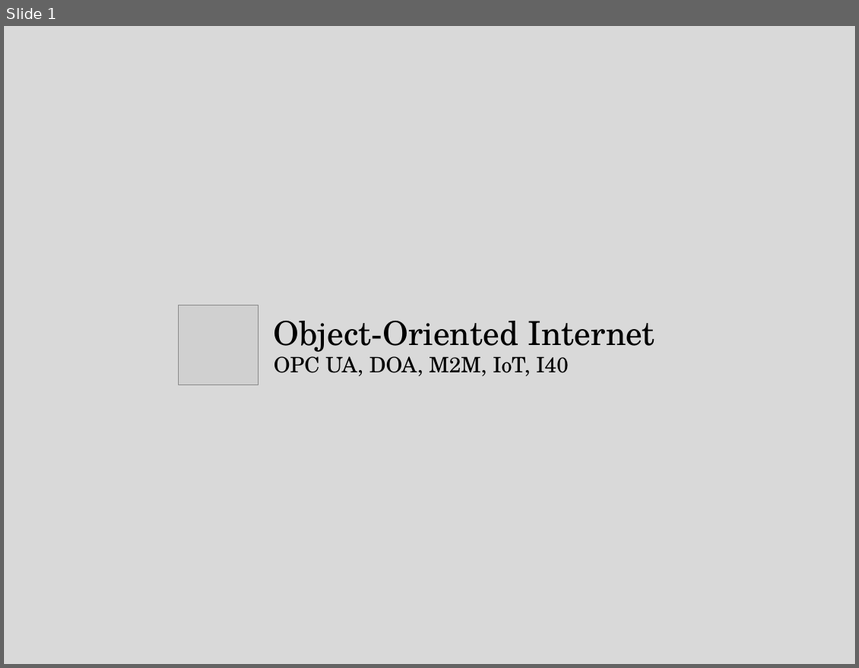
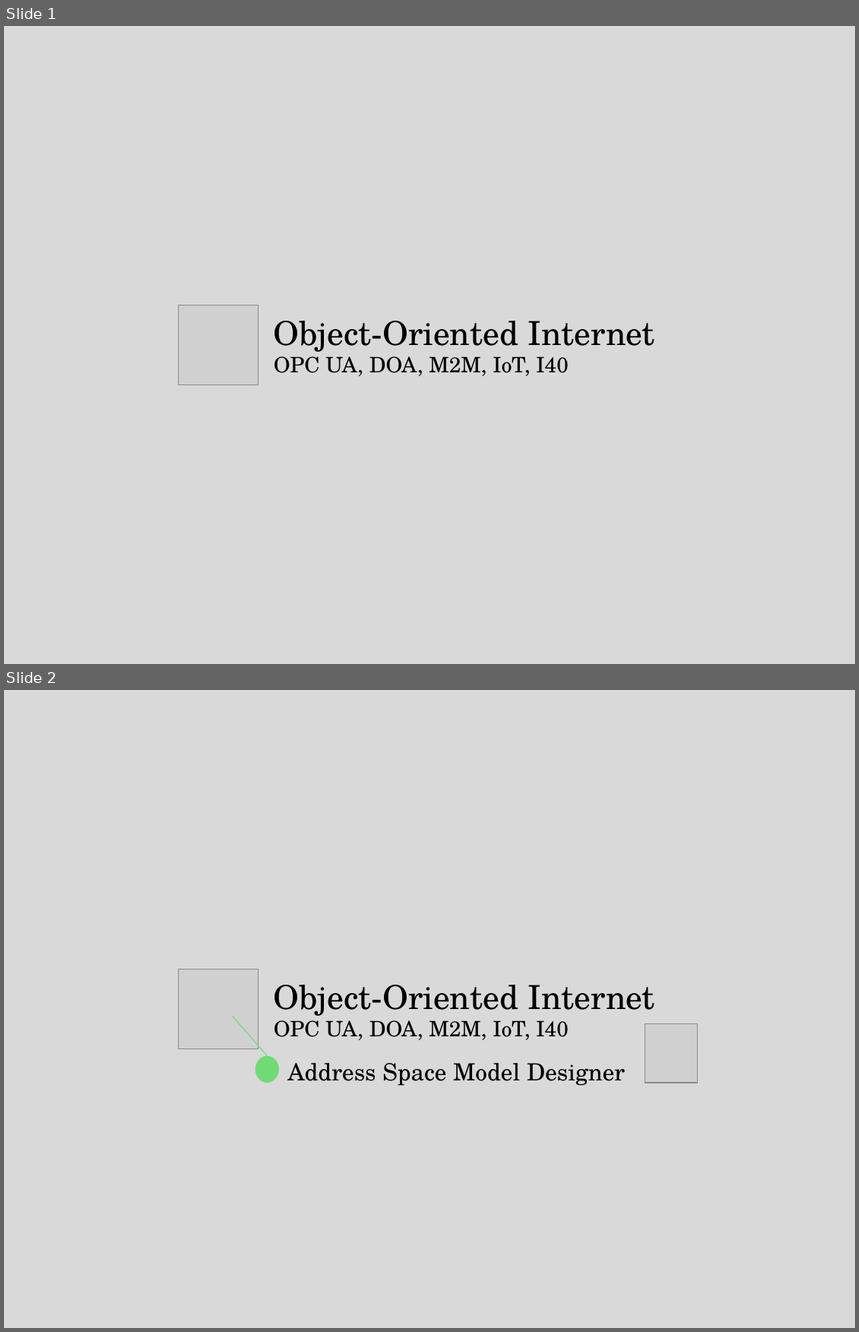
Before and after one commit to mpostol/OPC-UA-OOI, a slide deck: CommonResources/Media/Figures.pptx. Shown one above the other, each under a label of ours: slide 1 before the commit, slides 1 and 2 after it. The pictures are 859x668 and 859x1332 pixels, drawn with LibreOffice and Linux fonts; fonts in the diff are those of the drawing; grey boxes stand for pictures. Boxes give left, top, right and bottom in pixels: in the first picture for what was removed or moved away, otherwise in the second. Text is boxed around its words. In the diff, an @@ line names an element or a change of style, - is before the commit and + after.

```diff
--- a/CommonResources/Media/Figures.pptx
+++ b/CommonResources/Media/Figures.pptx
@@ slide 2 added at bbox=[4, 690, 855, 1328], background #D9D9D9 @@
@@ picture added at bbox=[179, 969, 259, 1049] @@
@@ text added at bbox=[274, 985, 655, 1040], 28 pt, text #000000 @@
+Object-Oriented Internet
+OPC UA, DOA, M2M, IoT, I40
@@ line added from (232, 1016) to (267, 1056), #70DB76 0.75 pt @@
@@ picture added at bbox=[645, 1024, 698, 1082] @@
@@ ellipse added at bbox=[255, 1056, 279, 1082], fill #70DB76 @@
@@ text added at bbox=[287, 1063, 625, 1086], 20 pt, text #000000 @@
+Address Space Model Designer
```
Also in this commit, not shown: 2 other slides added, 3 other files.
